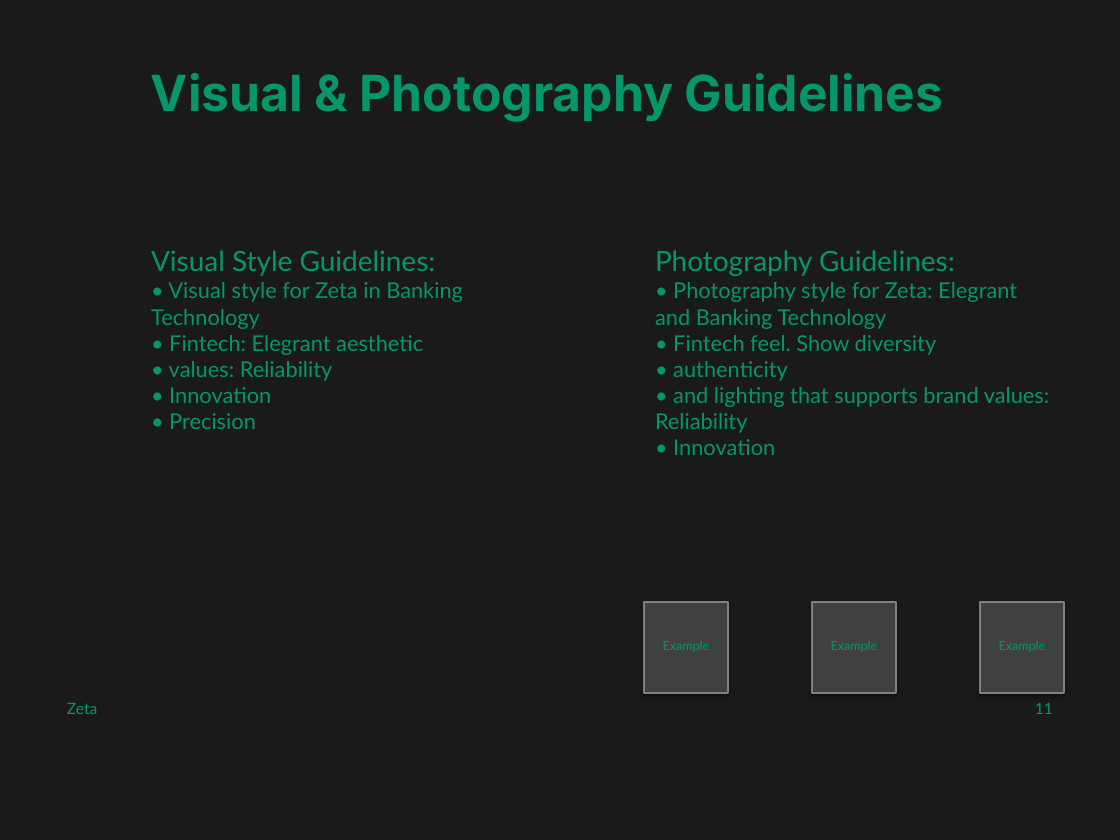
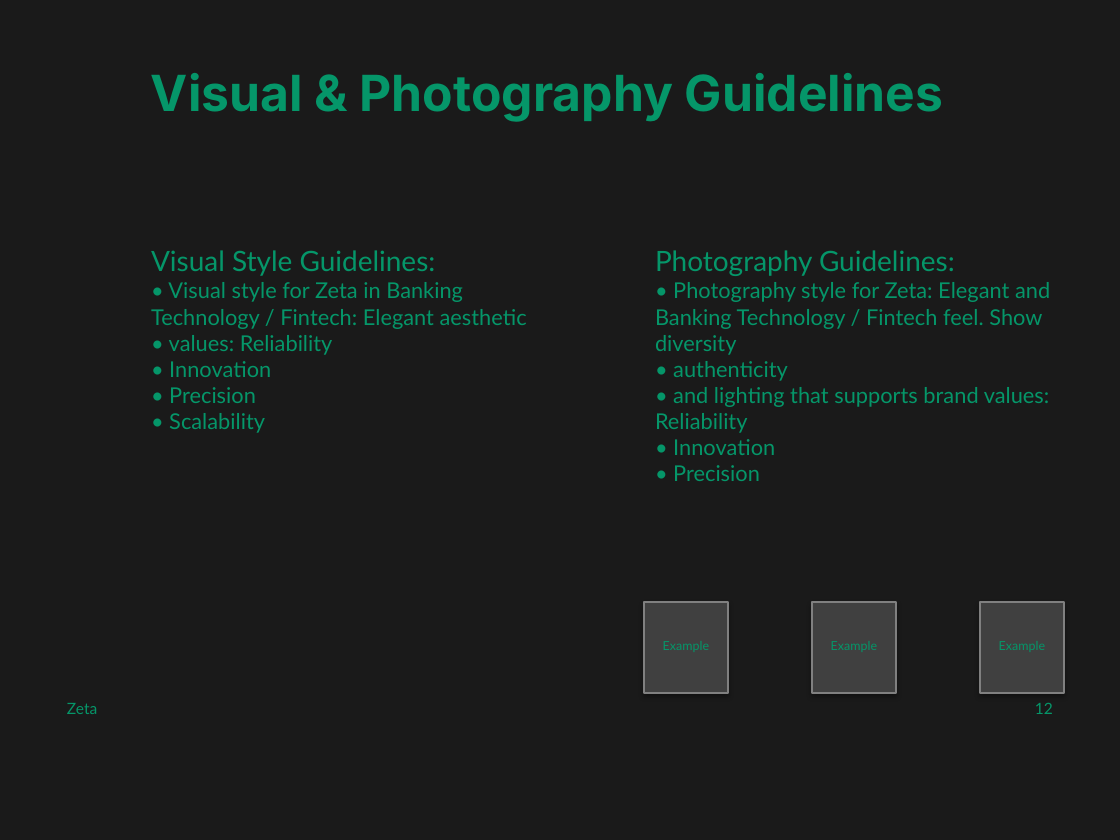
Before and after one commit to md-anas-sabah/brand_book_generator_crewai, a slide deck: slide 12 of output/zeta/zeta_enhanced_brand_book.pptx (slide 11 before the commit). Drawn at 1120x840 pixels with LibreOffice and Linux fonts; fonts in the diff are those of the drawing. Boxes give left, top, right and bottom in pixels: in the first picture for what was removed or moved away, otherwise in the second. Text is boxed around its words. In the diff, an @@ line names an element or a change of style, - is before the commit and + after.

```diff
--- a/output/zeta/zeta_enhanced_brand_book.pptx
+++ b/output/zeta/zeta_enhanced_brand_book.pptx
@@ text at [151, 282, 527, 329]: text changed @@
-• Visual style for Zeta in Banking Technology
-• Fintech: Elegrant aesthetic
+• Visual style for Zeta in Banking Technology / Fintech: Elegant aesthetic
@@ text at [655, 282, 1050, 355]: text changed @@
-• Photography style for Zeta: Elegrant and Banking Technology
-• Fintech feel. Show diversity
+• Photography style for Zeta: Elegant and Banking Technology / Fintech feel. Show diversity
@@ text at [169, 413, 265, 433]: paragraph added @@
+• Scalability
@@ text at [673, 465, 760, 481]: paragraph added @@
+• Precision
@@ text at [1035, 703, 1053, 714]: text changed @@
-11
+12
```
Also in this commit, not shown: 9 other slides changed, 1 slide added, 40 other files.
